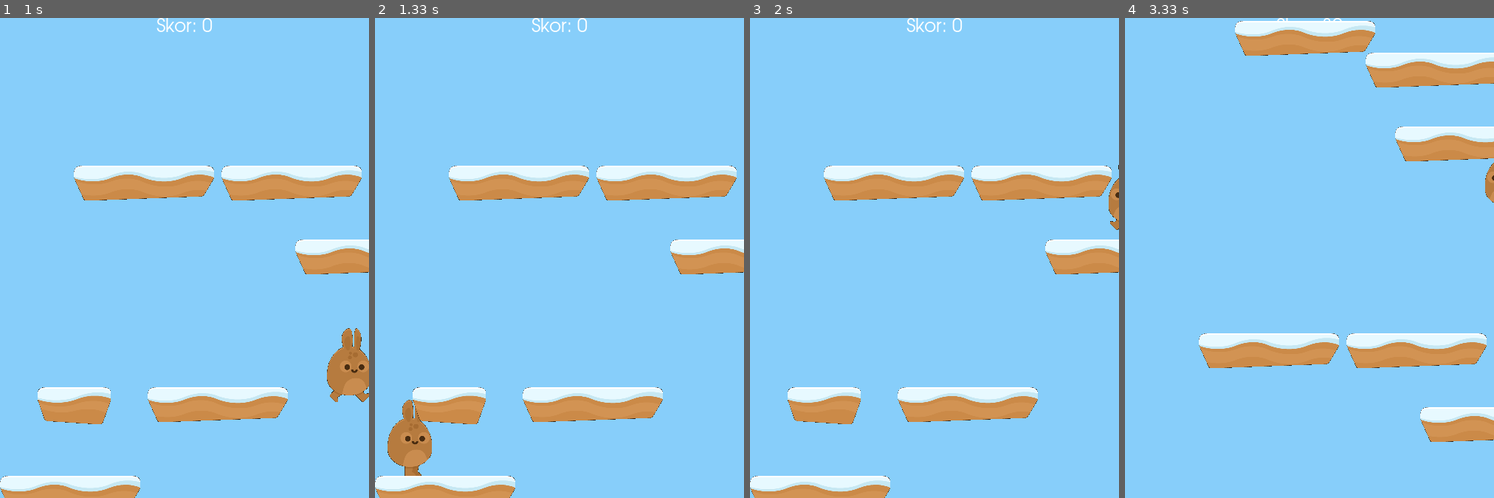
Above: before the commit, frames 1-4 (left to right).
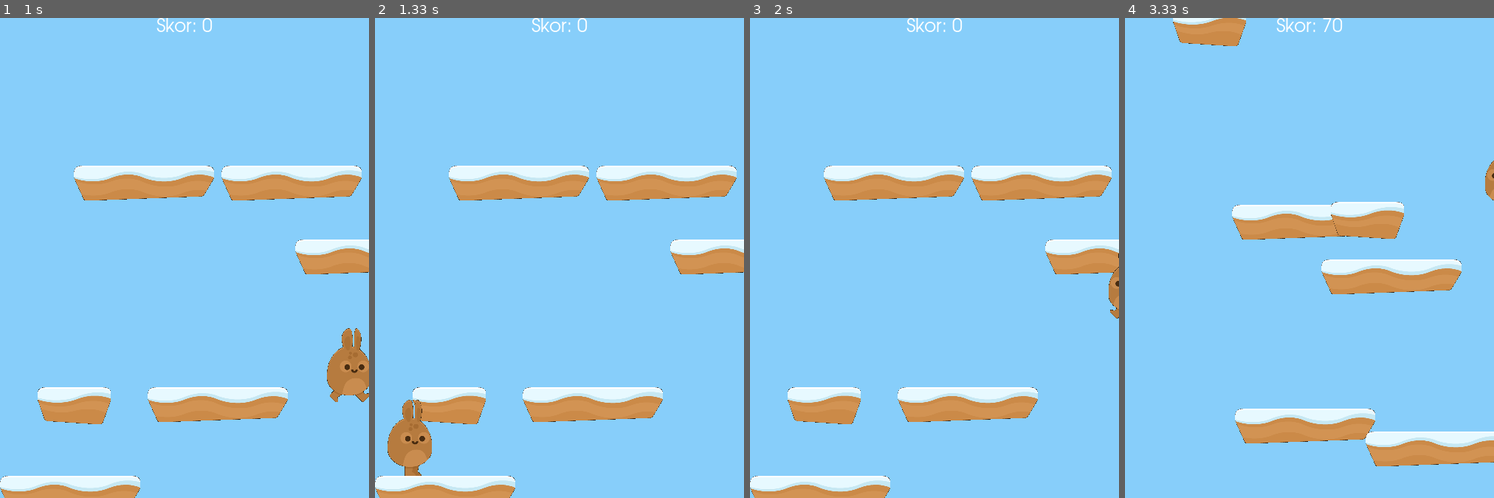
Above: after the commit, the same moments.

Repository: ProjeYonetimiDersi/Butunleme-Pygame
Game: pygame game, started from projeyonetimiButunleme/main.py
Same seed, same stepped clock (60 frames per second), same inputs: the game is played once before the commit and once after it.
Inputs:
- Up to frame 1 (1 s): hold Right 0.33-0.8 s; hold Right from 0.83 s (still down)
- Up to frame 2 (1.33 s): release Right at 1.3 s
- Up to frame 3 (2 s): hold Left 1.33-1.87 s; tap Space at 1.4, 1.7, 1.97 s; hold Left from 1.9 s (still down)
- Up to frame 4 (3.33 s): tap Space at 2.27, 2.4, 2.7, 3.07 s; release Left at 2.3 s; hold Right 2.33-2.97 s; hold Left from 3 s (still down)

Frame 1 is identical in both runs. In frame 2, less than 0.1% of the frame differs, in the area x 10-13%, y 79-84%; in frame 3, 0.4%; in frame 4, 24%, in the area x 13-100%, y 0-94%.

Commit message:
Ana karakterin platforma ışınlanarak çıkmaması ve karakter görselinin platformların arkasında kalmaması için gerekli düzenlemeler yapıldı.

Diff:
--- a/projeyonetimiButunleme/main.py
+++ b/projeyonetimiButunleme/main.py
@@ -60,6 +60,7 @@
         self.screen.fill((135, 206, 250))
         self.ustyazi("Skor: {}".format(self.skor))
         self.all_sprites.draw(self.screen)
+        self.screen.blit(self.player.image, self.player.rect)
 
     def update(self):
         self.all_sprites.update()
@@ -67,8 +68,9 @@
         if self.player.hiz.y > 0:
             carpismalar = pygame.sprite.spritecollide(self.player, self.platforms, dokill = False)
             if carpismalar:
-                self.player.hiz.y = 0
-                self.player.rect.bottom = carpismalar[0].rect.top
+                if carpismalar[0].rect.center[1] + 7 > self.player.rect.bottom:
+                    self.player.hiz.y = 0
+                    self.player.rect.bottom = carpismalar[0].rect.top
 
         if self.player.rect.top < HEIGHT/4:
             self.player.rect.y += max(abs(self.player.hiz.y), 3)
@@ -107,7 +109,7 @@
 
         while len(self.platforms) < 6:
             genislik = random.randrange(50, 100)
-            p = Platform(self, random.randrange(0, WIDTH-genislik), random.randrange(-75, -20))
+            p = Platform(self, random.randrange(0, WIDTH-genislik), random.randrange(-40, 0))
             self.platforms.add(p)
             self.all_sprites.add(p)
 
